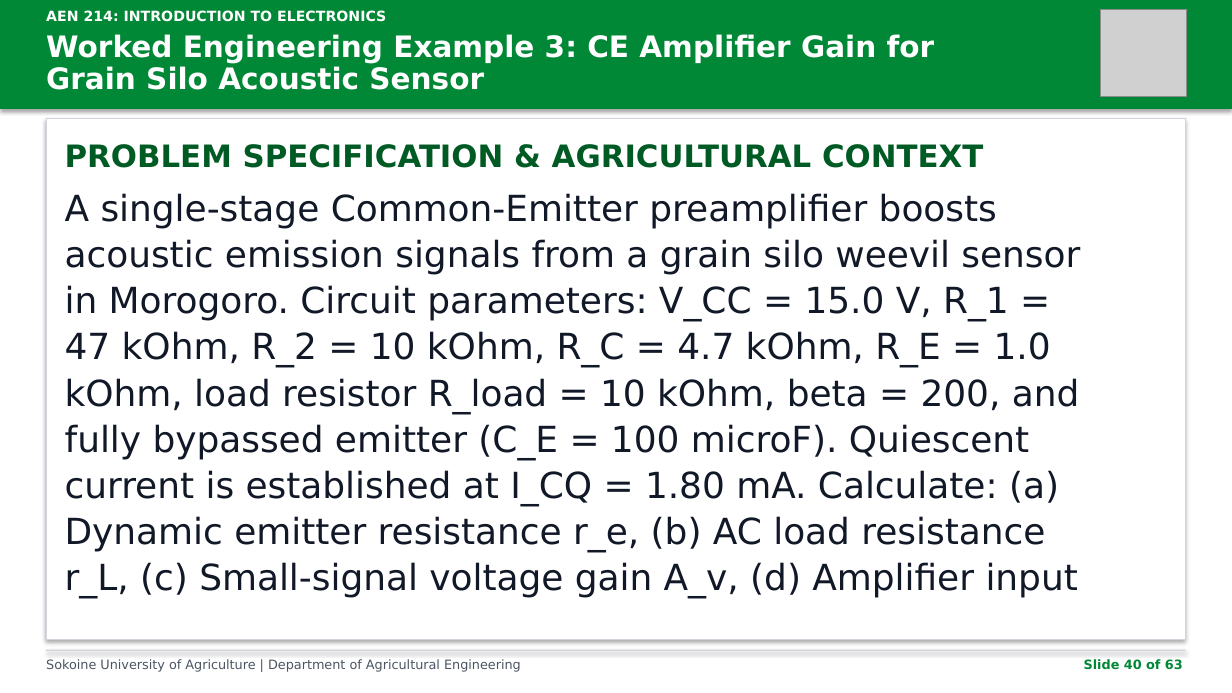
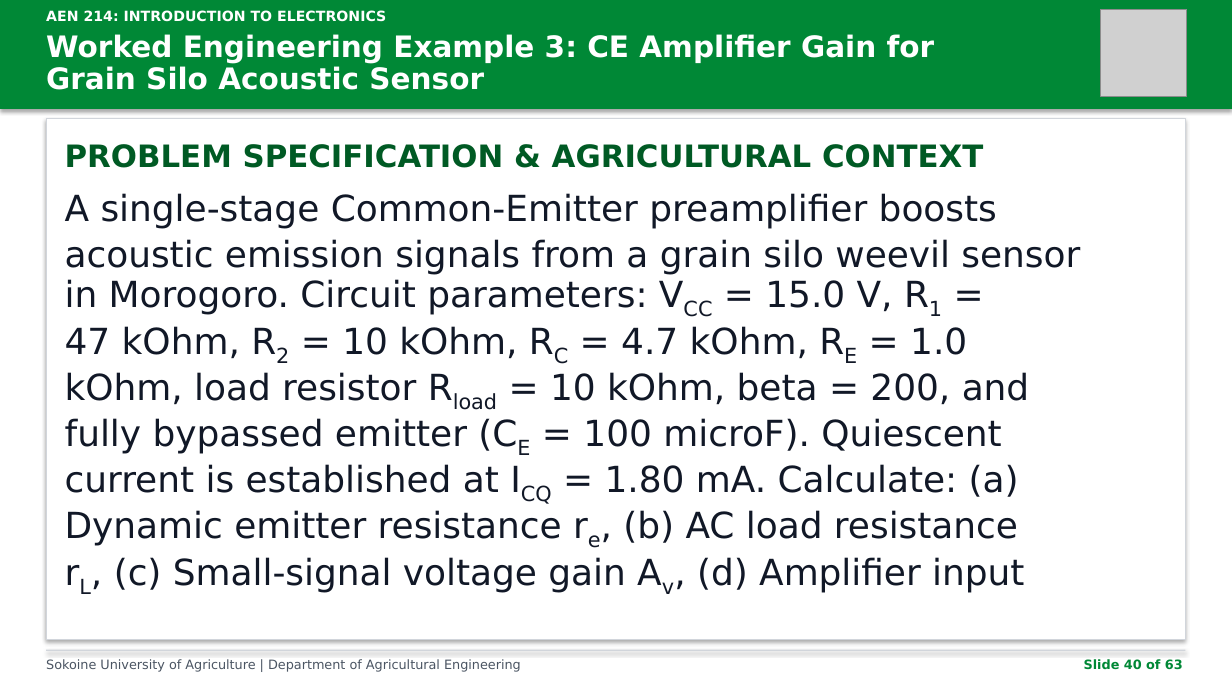
Before and after one commit to kadefue/Course_Notes, a slide deck: slide 40 of AEN 214/Lectures/AEN_214_Lecture_5.pptx. Drawn at 1232x693 pixels with LibreOffice and Linux fonts; fonts in the diff are those of the drawing; grey boxes stand for pictures. Boxes give left, top, right and bottom in pixels: in the first picture for what was removed or moved away, otherwise in the second. Text is boxed around its words. In the diff, an @@ line names an element or a change of style, - is before the commit and + after.

```diff
--- a/AEN 214/Lectures/AEN_214_Lecture_5.pptx
+++ b/AEN 214/Lectures/AEN_214_Lecture_5.pptx
@@ text at box(65, 193, 1080, 593): text changed @@
-A single-stage Common-Emitter preamplifier boosts
-acoustic emission signals from a grain silo weevil sensor
-in Morogoro. Circuit parameters: V_CC = 15.0 V, R_1 =
-47 kOhm, R_2 = 10 kOhm, R_C = 4.7 kOhm, R_E = 1.0
-kOhm, load resistor R_load = 10 kOhm, beta = 200, and
-fully bypassed emitter (C_E = 100 microF). Quiescent
-current is established at I_CQ = 1.80 mA. Calculate: (a)
-Dynamic emitter resistance r_e, (b) AC load resistance
-r_L, (c) Small-signal voltage gain A_v, (d) Amplifier input
+A single-stage Common-Emitter preamplifier boosts
+acoustic emission signals from a grain silo weevil sensor
+in Morogoro. Circuit parameters: VCC = 15.0 V, R1 =
+47 kOhm, R2 = 10 kOhm, RC = 4.7 kOhm, RE = 1.0
+kOhm, load resistor Rload = 10 kOhm, beta = 200, and
+fully bypassed emitter (CE = 100 microF). Quiescent
+current is established at ICQ = 1.80 mA. Calculate: (a)
+Dynamic emitter resistance re, (b) AC load resistance
+rL, (c) Small-signal voltage gain Av, (d) Amplifier input
```
Also in this commit, not shown: 44 other slides changed, 20 other files.
